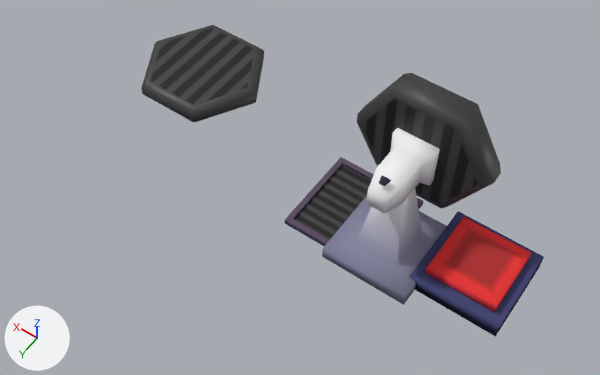
An edit to the Blender file ModelFiles/InteractableObjects.blend, drawn before and after from the same camera.
Rendered twice from a 50 mm camera at (-4.23, 9.56, 14.71) aimed at (2.21, 0.54, 0.55). Arrows for +X, +Y and +Z are at lower left; the lights stay in place.

In view in the first picture: 'Button', 'ButtonTop', 'Fan_Motor', 'Fan_Shield', 'Fan_base', 'FloorFan', 'Grate', 'GratePlane'.
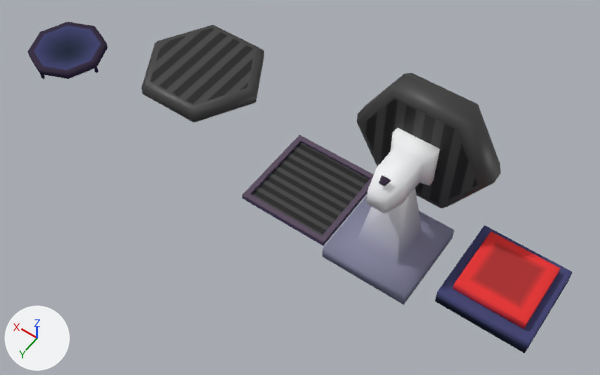
Commit message: Trampoline model

Edits to the bpy script that builds the scene:
```text
Add me_cylinder:
    me_cylinder.from_pydata(...)  # 89 vertices, 80 faces; spans x -1.0..1.0, y -1.0..1.0, z -0.26..0.08
    me_cylinder.polygons.foreach_set('use_smooth', [True] * 80)
    me_cylinder.materials.append(mat_material)  # picture img_finalgame_pallete_png
Change ob_button:
    ob_button.location: (-1.84, 0.0, 0.21) -> (-2.47, 0.0, 0.21)
Change ob_grate:
    ob_grate.location: (1.06, 0.11, 0.08) -> (2.22, 0.11, 0.08)
Add ob_trampoline:
    ob_trampoline = bpy.data.objects.new('Trampoline', me_cylinder)
    ob_trampoline.location = (9.93, 0.0, 0.0)
```

Changed parts and their boxes [x1, y1, x2, y2] in the pictures (600 x 375 px):
'ButtonTop', moved
    before: [425, 217, 531, 312]
    after: [453, 231, 560, 329]
'GratePlane', moved
    before: [294, 165, 372, 240]
    after: [251, 143, 370, 236]
'Button', moved
    before: [409, 211, 544, 337]
    after: [435, 225, 572, 353]
'Trampoline', added
    after: [28, 22, 108, 79]
'Grate', moved
    before: [285, 157, 423, 246]
    after: [242, 135, 374, 246]
